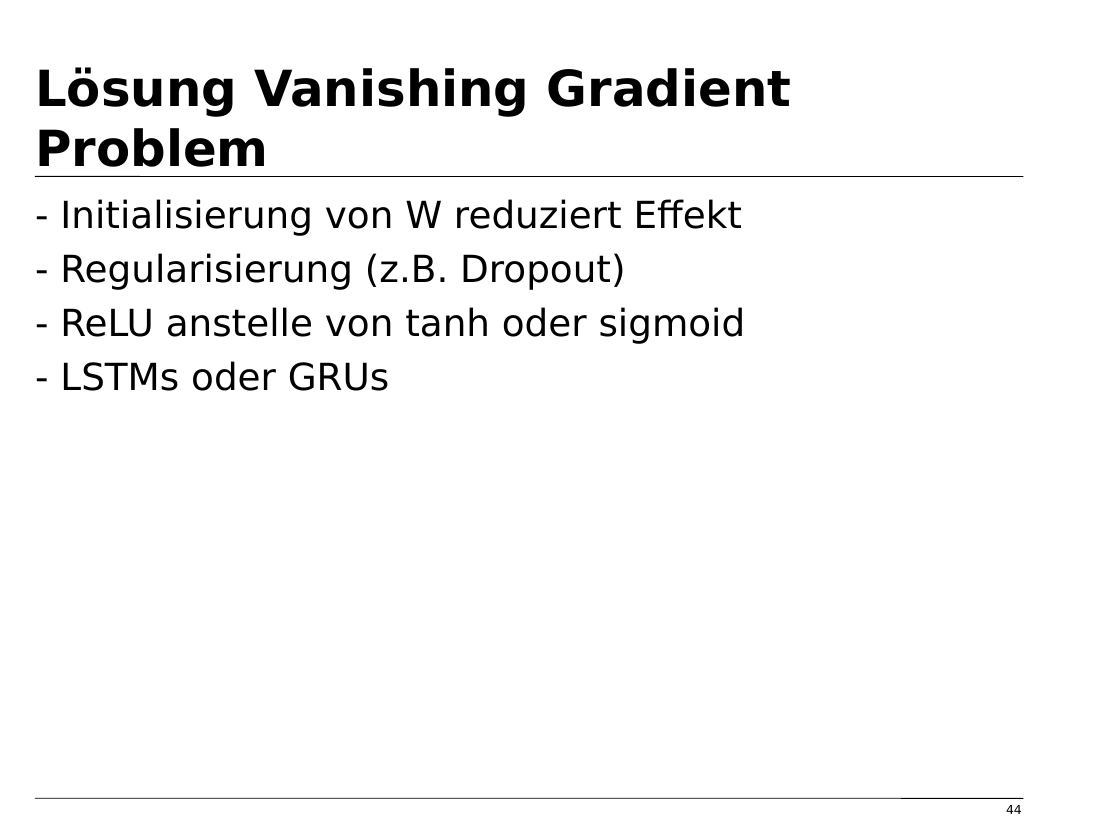
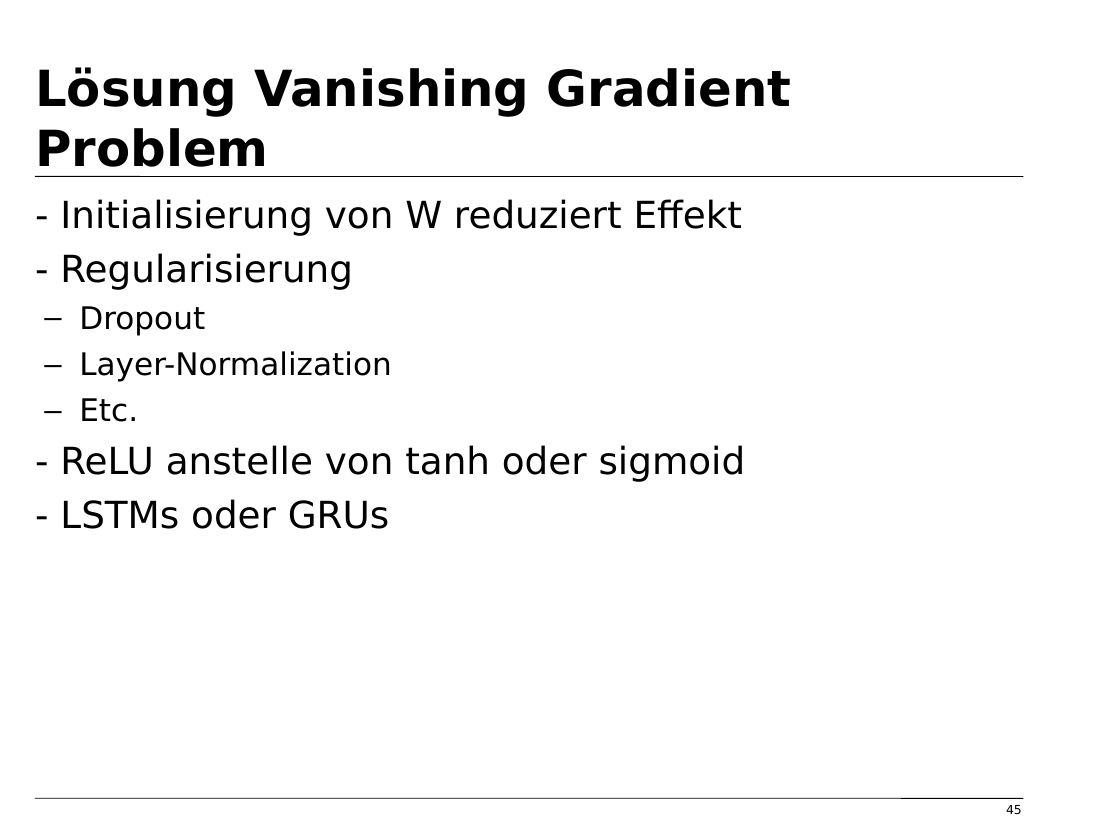
Before and after one commit to tfassbender/deep_learning_team_rnn, a slide deck: slide 45 of vorlesung/vorlesung_rnn_tobias_marvin.odp (slide 44 before the commit). Drawn at 1120x840 pixels with LibreOffice and Linux fonts; fonts in the diff are those of the drawing; background and template pictures are left out. Boxes give left, top, right and bottom in pixels: in the first picture for what was removed or moved away, otherwise in the second. Text is boxed around its words. In the diff, an @@ line names an element or a change of style, - is before the commit and + after.

```diff
--- a/vorlesung/vorlesung_rnn_tobias_marvin.odp
+++ b/vorlesung/vorlesung_rnn_tobias_marvin.odp
@@ text at box(60, 253, 391, 422): text changed; size 24 to 20 pt @@
-- Regularisierung (z.B. Dropout)
+- Regularisierung
+  – Dropout
+  – Layer-Normalization
+  – Etc.
@@ page number at box(1006, 805, 1022, 814): text changed @@
-44
+45
```
Also in this commit, not shown: 6 other slides changed, 6 slides added, 1 slide removed, 3 other files.
